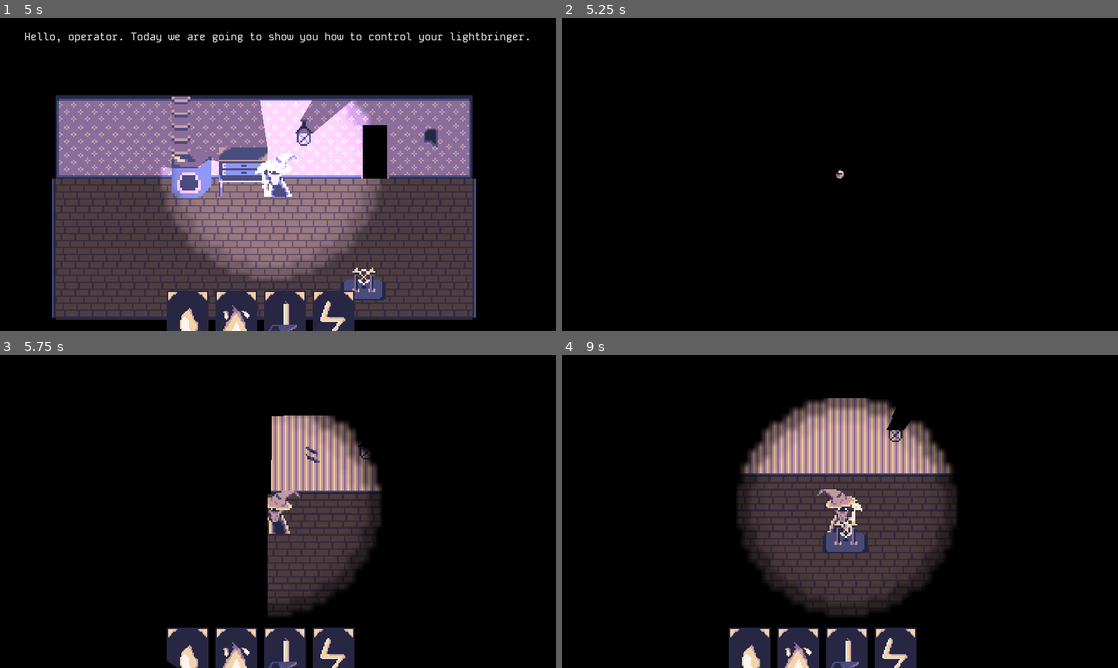
Above: before the commit, frames 1-4 (two rows, left to right).
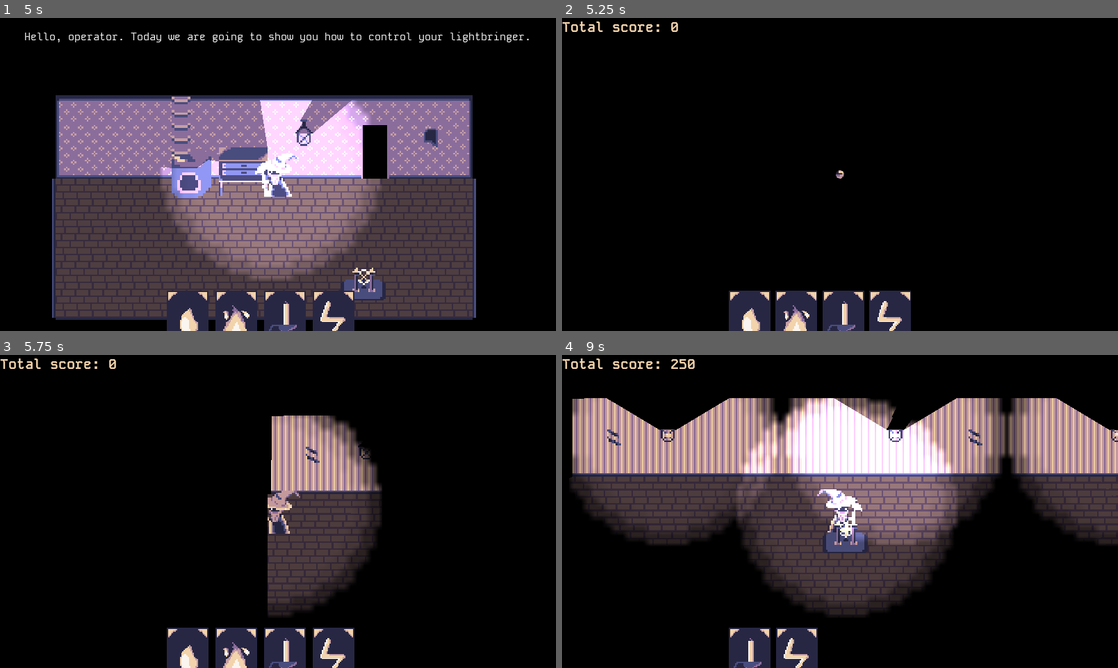
Above: after the commit, the same moments.

Repository: Salach-Malejkum/pirate-software
Game: Godot game, scene res://Scenes/main_menu.tscn
The game is run twice, just before and just after one commit, with the same random seed, the same clock (stepped at 60 frames per second) and the same inputs.
Inputs (mouse positions are in pixels of both pictures, inside the frame that each line leads up to):
- Up to frame 1 (5 s): click "START" at 0.5 s; move the mouse to (189, 321) at 1.27 s; hold D (move_right) 1.28-2.03 s; tap E (open_door) every 0.75 s from 1.35 to 4.35 s; click (189, 321) at 1.42 s; move the mouse to (233, 321) at 2.02 s; hold S (move_down) 2.03-2.78 s; click (233, 321) at 2.17 s; move the mouse to (283, 321) at 2.77 s; hold D (move_right) 2.78-3.53 s; click (283, 321) at 2.92 s; tap Enter at 3.5 s; move the mouse to (333, 321) at 3.52 s; hold W (move_up) 3.53-4.28 s; click (333, 321) at 3.67 s; move the mouse to (144, 171) at 4.27 s; hold A (move_left) from 4.28 s (still down); click (144, 171) at 4.42 s
- Up to frame 2 (5.25 s): keep holding A (move_left); move the mouse to (923, 287) at 5.02 s; tap E (open_door) at 5.1 s; click (923, 287) at 5.17 s
- Up to frame 3 (5.75 s): keep holding A (move_left)
- Up to frame 4 (9 s): move the mouse to (751, 658) at 5.77 s; release A (move_left) at 5.78 s; hold S (move_down) 5.78-6.53 s; tap E (open_door) every 0.75 s from 5.85 to 8.85 s; click (751, 658) at 5.92 s; move the mouse to (795, 658) at 6.52 s; hold D (move_right) 6.53-7.28 s; click (795, 658) at 6.67 s; move the mouse to (845, 658) at 7.27 s; hold W (move_up) 7.28-8.03 s; click (845, 658) at 7.42 s; move the mouse to (895, 658) at 8.02 s; hold D (move_right) 8.03-8.78 s; click (895, 658) at 8.17 s; move the mouse to (851, 558) at 8.77 s; hold S (move_down) from 8.78 s (still down); click (851, 558) at 8.92 s

Frame 1 is identical in both runs. In frame 2, 4.1% of the frame differs, in the area x 0-63%, y 1-100%; in frame 3, 0.3%; in frame 4, 37%, in the area x 0-100%, y 1-100%.

Commit message:
add real time score

Diff:
--- a/Scenes/card_manager.tscn
+++ b/Scenes/card_manager.tscn
@@ -21,6 +21,7 @@
 one_shot = true
 
 [node name="CanvasLayer" type="CanvasLayer" parent="."]
+layer = 3
 
 [node name="FullScreen" type="MarginContainer" parent="CanvasLayer"]
 anchors_preset = 15
@@ -37,6 +38,23 @@
 layout_mode = 2
 size_flags_horizontal = 4
 size_flags_vertical = 8
+
+[node name="MarginContainer" type="MarginContainer" parent="CanvasLayer/FullScreen"]
+layout_mode = 2
+size_flags_horizontal = 0
+size_flags_vertical = 0
+theme_override_constants/margin_top = -70
+
+[node name="ScoreLabel" type="Label" parent="CanvasLayer/FullScreen/MarginContainer"]
+visible = false
+texture_filter = 1
+layout_mode = 2
+size_flags_horizontal = 0
+size_flags_vertical = 0
+theme_override_colors/font_color = Color(0.94902, 0.827451, 0.670588, 1)
+theme_override_fonts/font = ExtResource("2_r855d")
+theme_override_font_sizes/font_size = 32
+vertical_alignment = 1
 
 [node name="InfoLabel" type="Label" parent="CanvasLayer/FullScreen"]
 visible = false
--- a/Scenes/level1.tscn
+++ b/Scenes/level1.tscn
@@ -40,6 +40,7 @@
 y_sort_enabled = true
 
 [node name="Stairs" parent="MapElements" instance=ExtResource("6_g8727")]
+visible = false
 y_sort_enabled = true
 position = Vector2(672, 6)
 scale = Vector2(0.25, 0.4)
--- a/Scripts/card_manager.gd
+++ b/Scripts/card_manager.gd
@@ -23,6 +23,7 @@
 @onready var card_add_timer : Timer = $NextCardPull
 @onready var max_deck_warning : Label = $CanvasLayer/FullScreen/InfoLabel
 @onready var warning_timer : Timer = $WarningTimer
+@onready var score_label : Label = $CanvasLayer/FullScreen/MarginContainer/ScoreLabel
 
 # Called when the node enters the scene tree for the first time.
 func _ready():
@@ -33,7 +34,14 @@
 	GameManager.tutorial_random_card.connect(_start_random_card)
 	GameManager.tutorial_merge.connect(_merge_deck_swap)
 	if not get_parent().is_tutorial:
+		score_label.visible = true
 		card_add_timer.start(Globals.random_card_pull_time)
+
+var total_score
+
+func _process(delta):
+	total_score = GameManager.merged_total_count * 100 + GameManager.total_new_cards * 50 + GameManager.total_kills * 200 + GameManager.cards_used * 50
+	score_label.text = "Total score: %d" % total_score
 
 
 func swap_deck(new_deck : Array):
--- a/Scripts/end_score.gd
+++ b/Scripts/end_score.gd
@@ -36,4 +36,8 @@
 
 
 func _on_restart_pressed():
+	GameManager.merged_total_count = 0
+	GameManager.total_new_cards = 0
+	GameManager.total_kills = 0
+	GameManager.cards_used = 0
 	get_tree().change_scene_to_packed(restart_scene)
